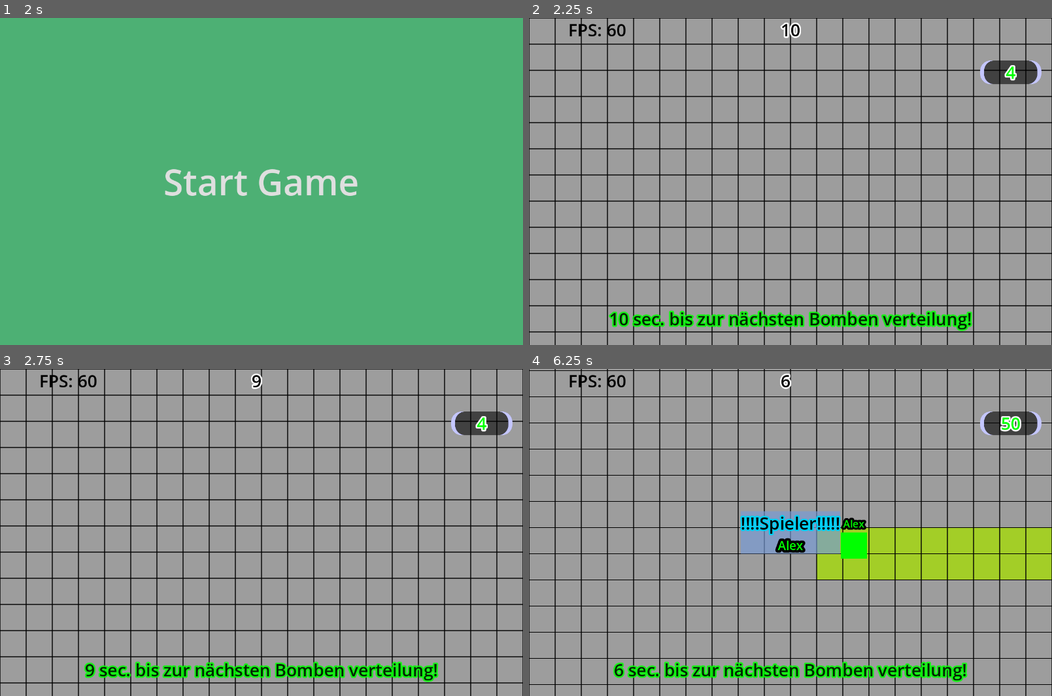
Above: before the commit, frames 1-4 (two rows, left to right).
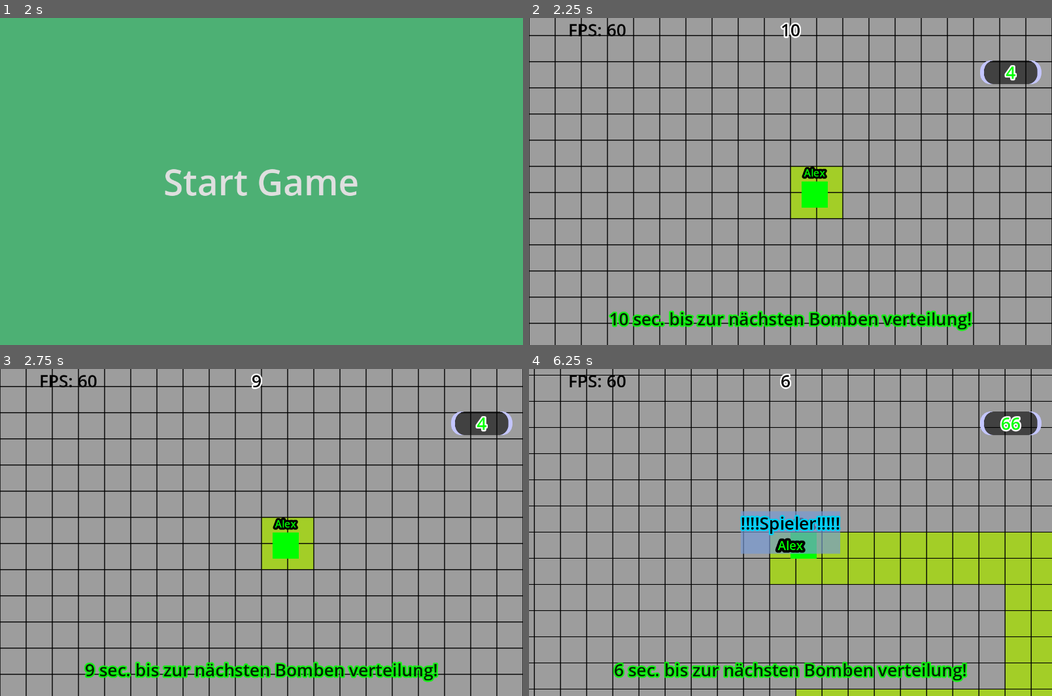
Above: after the commit, the same moments.

Repository: NIK-98/Paint_The_Ground
Game: Godot game, scene res://sceens/level.tscn
Same seed, same stepped clock (60 frames per second), same inputs: the game is played once before the commit and once after it. This scene is started directly instead of the project's main scene.
Inputs (mouse positions are in pixels of both pictures, inside the frame that each line leads up to):
- Up to frame 1 (2 s): click (261, 34) at 0.52 s; type "Alex" at 0.6 s; click "Bestätiegen" at 1.25 s
- Up to frame 2 (2.25 s): click "Start Game" at 2 s
- Up to frame 3 (2.75 s): no input
- Up to frame 4 (6.25 s): move the mouse to (905, 516) at 2.77 s; hold D (right) 2.78-3.53 s; hold Tab (Info) 2.78-3.53 s; click (905, 516) at 2.92 s; tap Enter at 3.5, 5 s; move the mouse to (685, 548) at 3.52 s; hold S (down) 3.53-4.28 s; tap Tab (Info) at 3.6, 5.1 s; tap Space at 4.25 s; move the mouse to (842, 460) at 4.27 s; hold D (right) 4.28-5.03 s; hold Tab (Info) 4.28-5.03 s; move the mouse to (764, 597) at 5.02 s; hold W (up) 5.03-5.78 s; click (764, 597) at 5.17 s; move the mouse to (947, 581) at 5.77 s; hold A (left) from 5.78 s (still down); hold Tab (Info) from 5.78 s (still down)

Frame 1 is identical in both runs. In frame 2, 11% of the frame differs, in the area x 0-100%, y 0-97%; in frame 3, 11%; in frame 4, 20%, in the area x 0-100%, y 0-100%.

Commit message:
spiel ende wertung funktioniert

Diff:
--- a/scripts/bombe.gd
+++ b/scripts/bombe.gd
@@ -4,6 +4,11 @@
 @onready var level = get_parent().get_parent()
 
 const  bomb_radius = 4
+
+
+func _ready():
+	if OS.has_feature("dedicated_server"):
+		return
 
 
 @rpc("any_peer","call_local", "unreliable")
--- a/scripts/joy.gd
+++ b/scripts/joy.gd
@@ -16,6 +16,8 @@
 var is_touch: bool = false
 
 func _ready():
+	if OS.has_feature("dedicated_server"):
+		return
 	layer.visible = false
 	set_process(false)
 
--- a/scripts/level.gd
+++ b/scripts/level.gd
@@ -168,8 +168,6 @@
 	$Timer.stop()
 	$Timerbomb.stop()
 	Time_out = true
-	ende()
-
 
 
 @rpc("any_peer","call_local")
@@ -182,15 +180,6 @@
 	reset_bomben.rpc()
 	wertungs_anzeige_aktivieren.rpc()
 	starting_game.rpc()
-
-
-func ende():
-	for i in get_node("Werten/PanelContainer/Wertung").get_children():
-		if i.text.to_int() > get_node("Players").get_node(str(multiplayer.get_unique_id())).score:
-			get_node("Players").get_node(str(multiplayer.get_unique_id())).get_node("CanvasLayer/Los").visible = true
-			return
-	if not get_node("Players").get_node(str(multiplayer.get_unique_id())).get_node("CanvasLayer/Los").visible:
-		get_node("Players").get_node(str(multiplayer.get_unique_id())).get_node("CanvasLayer/Winner").visible = true
 
 
 @rpc("any_peer","call_local")
--- a/scripts/player.gd
+++ b/scripts/player.gd
@@ -2,6 +2,7 @@
 
 @onready var map = get_parent().get_parent().get_node("floor")
 @onready var main = get_parent().get_parent().get_parent().get_parent()
+@onready var level = get_parent().get_parent()
 
 const SPEED = 20
 var spawn = position
@@ -15,12 +16,14 @@
 var score = 0
 var last_score = score
 var move = Input.get_vector("left","right","up","down")
+var player_spawn_grenze = 200
+var ende = false
 
 @onready var camera = $Camera2D
 
 func _enter_tree():
 	set_multiplayer_authority(name.to_int())
-	position = Vector2(floor(randi_range(500,Global.Spielfeld_Size.x+get_node("Color").size.x)),floor(randi_range(500,Global.Spielfeld_Size.y-get_node("Color").size.y)))
+	position = Vector2(randi_range(player_spawn_grenze,Global.Spielfeld_Size.x-player_spawn_grenze-$Color.size.x),randi_range(player_spawn_grenze,Global.Spielfeld_Size.y-player_spawn_grenze-$Color.size.y))
 
 func _ready():
 	$CanvasLayer/Winner.visible = false
@@ -45,9 +48,9 @@
 			paint.rpc()
 			score_counter()
 			Check_Time_Visible.rpc()
-			get_parent().get_parent().get_node("Timer").start()
-			get_parent().get_parent().get_node("Timerbomb").start()
-		if get_parent().get_parent().get_node("CanvasLayer/Time").visible and not get_parent().get_parent().Time_out:
+			level.get_node("Timer").start()
+			level.get_node("Timerbomb").start()
+		if level.get_node("CanvasLayer/Time").visible and not level.Time_out:
 			if is_multiplayer_authority():
 				moving()
 				if position.x < get_node("Color").size.x:
@@ -67,23 +70,33 @@
 			if (velocity.x != 0 or velocity.y != 0):
 				paint.rpc()
 			score_counter()
+		elif level.Time_out and not ende:
+			ende = true
+			if name.to_int() == multiplayer.get_unique_id():
+				for i in level.get_node("Werten/PanelContainer/Wertung").get_children():
+					prints(i.text, level.get_node("Werten/PanelContainer/Wertung").get_node(str(name)).text.to_int())
+					if i.text.to_int() > level.get_node("Werten/PanelContainer/Wertung").get_node(str(name)).text.to_int():
+						get_node("CanvasLayer/Los").visible = true
+						break
+				if not get_node("CanvasLayer/Los").visible:
+					get_node("CanvasLayer/Winner").visible = true
 
 
 func moving():
 	if OS.get_name() == "Android" or OS.get_name() == "iOS":
-		if get_parent().get_parent().get_parent().get_parent().get_node("CanvasLayer/joy").get_joystick_dir().x == 1:
+		if main.get_node("CanvasLayer/joy").get_joystick_dir().x == 1:
 			Input.action_press("right")
 		else:
 			Input.action_release("right")
-		if get_parent().get_parent().get_parent().get_parent().get_node("CanvasLayer/joy").get_joystick_dir().x == -1:
+		if main.get_node("CanvasLayer/joy").get_joystick_dir().x == -1:
 			Input.action_press("left")
 		else:
 			Input.action_release("left")
-		if get_parent().get_parent().get_parent().get_parent().get_node("CanvasLayer/joy").get_joystick_dir().y == 1:
+		if main.get_node("CanvasLayer/joy").get_joystick_dir().y == 1:
 			Input.action_press("down")
 		else:
 			Input.action_release("down")
-		if get_parent().get_parent().get_parent().get_parent().get_node("CanvasLayer/joy").get_joystick_dir().y == -1:
+		if main.get_node("CanvasLayer/joy").get_joystick_dir().y == -1:
 			Input.action_press("up")
 		else:
 			Input.action_release("up")
@@ -91,7 +104,7 @@
 
 @rpc("any_peer","call_local")
 func Check_Time_Visible():
-	for i in get_parent().get_parent().get_node("CanvasLayer").get_children():
+	for i in level.get_node("CanvasLayer").get_children():
 		if i.is_in_group("time"):
 			if not i.visible:
 				i.visible = true
@@ -102,8 +115,8 @@
 	score = 0
 	for i in len(map.get_used_cells_by_id(0,color_cell)):
 		score+=1
-	if last_score != score and get_parent().get_parent().get_node("Werten/PanelContainer/Wertung").get_node(str(name)) != null:
-		get_parent().get_parent().get_node("Werten/PanelContainer/Wertung").get_node(str(name)).wertung(name.to_int())
+	if last_score != score and level.get_node("Werten/PanelContainer/Wertung").get_node(str(name)) != null:
+		level.get_node("Werten/PanelContainer/Wertung").get_node(str(name)).wertung(name.to_int())
 
 
 @rpc("any_peer","call_local")
